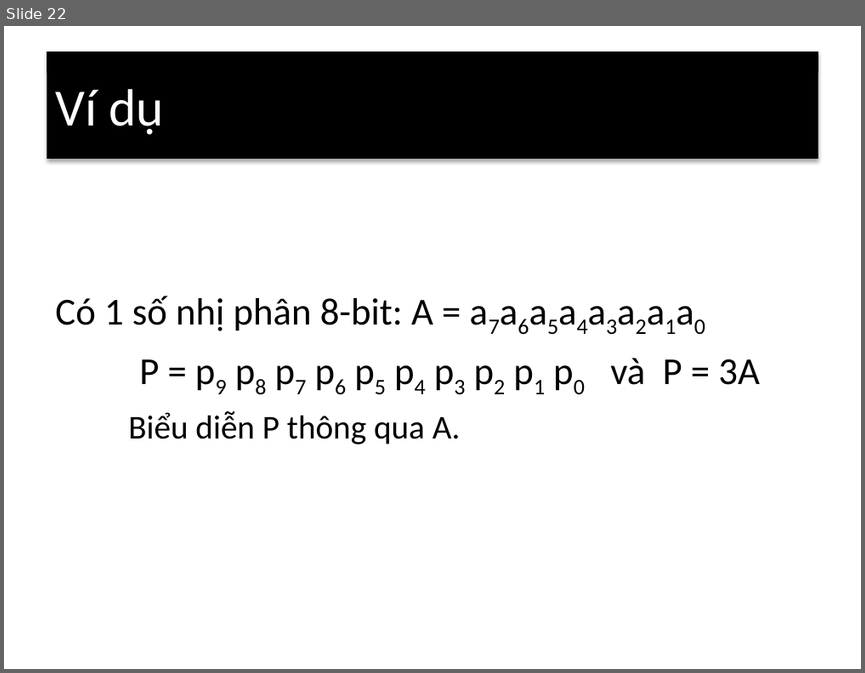
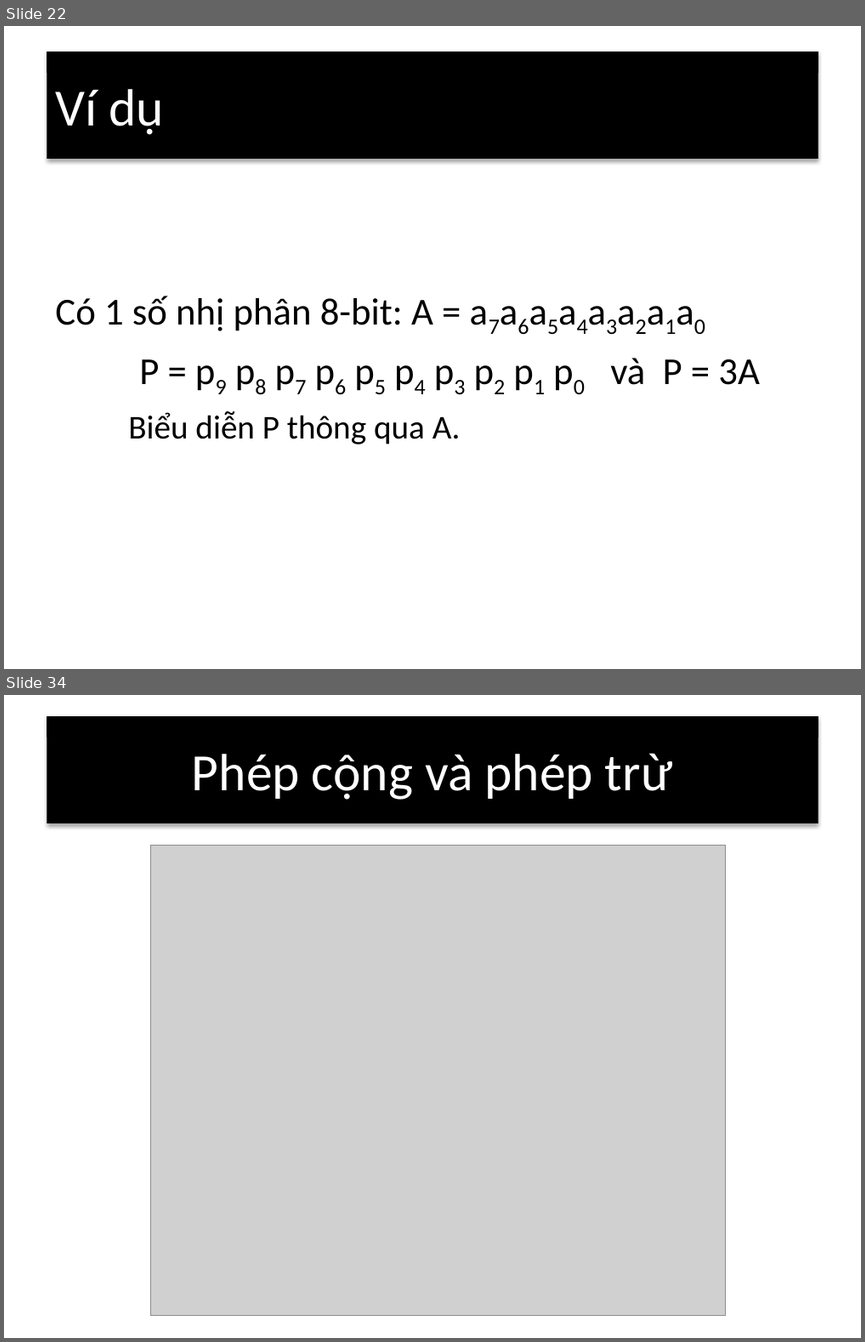
Before and after one commit to nguyentoanthang/FPGA, a slide deck: Báo-Cáo.pptx. Shown one above the other, each under a label of ours: slide 22 before the commit, slides 22 and 34 after it; the slides between them are not shown. The pictures are 865x673 and 865x1342 pixels, drawn with LibreOffice and Linux fonts; fonts in the diff are those of the drawing; grey boxes stand for pictures. Boxes give left, top, right and bottom in pixels: in the first picture for what was removed or moved away, otherwise in the second. Text is boxed around its words. In the diff, an @@ line names an element or a change of style, - is before the commit and + after.

```diff
--- a/Báo-Cáo.pptx
+++ b/Báo-Cáo.pptx
@@ slide 34 added at (4,695,861,1338), background #FFFFFF @@
@@ title added at (46,716,818,823), fill #000000, 44 pt, text #FFFFFF @@
+Phép cộng và phép trừ
@@ picture added at (150,845,726,1315) @@
```
Also in this commit, not shown: 1 slide changed, 13 other slides added, 2 slides removed, 2 other files.
